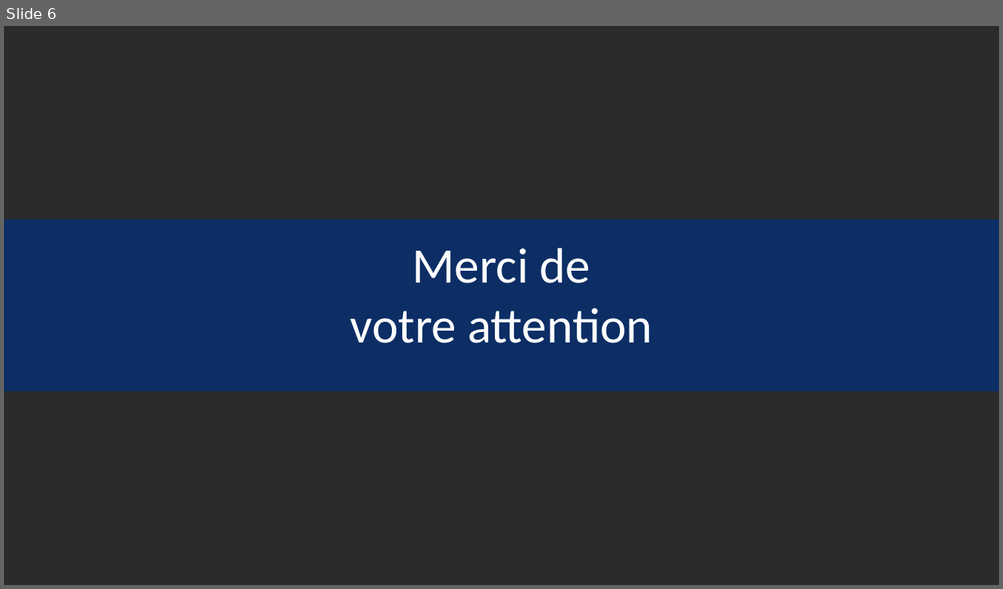
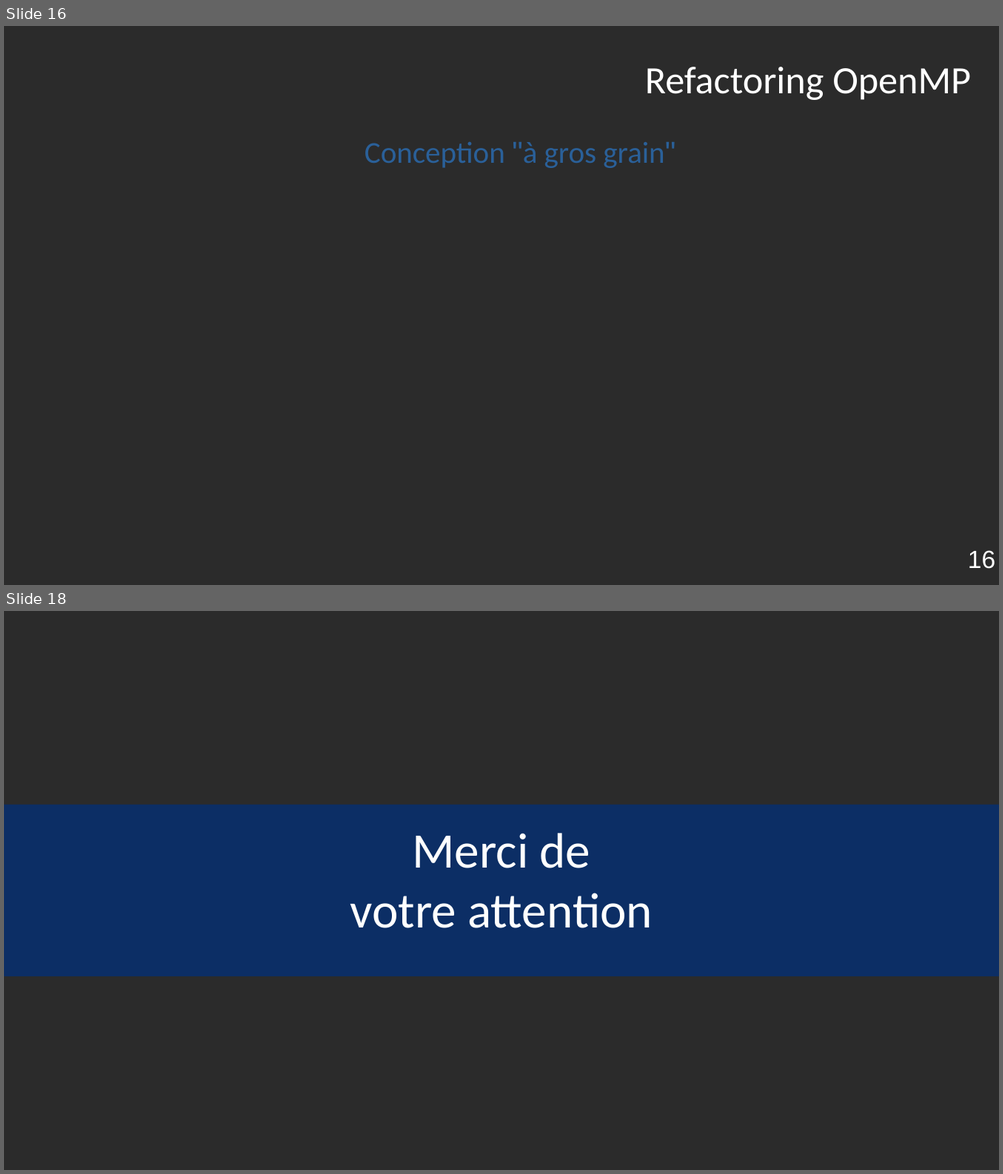
Before and after one commit to Robin-Cazalbou/Stage_M1_Miniapp, a slide deck: Présentation_Orale_stage/Présentation_orale_stage_CAZALBOU_Robin.odp. Shown one above the other, each under a label of ours: slide 6 before the commit, slides 16 and 18 after it; the slides between them are not shown. The pictures are 1003x589 and 1003x1174 pixels, drawn with LibreOffice and Linux fonts; fonts in the diff are those of the drawing; background and template pictures are left out; a plain dark background stands for a picture behind light text. Boxes give left, top, right and bottom in pixels: in the first picture for what was removed or moved away, otherwise in the second. Text is boxed around its words. In the diff, an @@ line names an element or a change of style, - is before the commit and + after.

Commit message:
MàJ diaporama : Scalasca, génie logiciel, comparaison Xyce/miniXyce
Il manque l'explication des deux optimisations MPI ainsi que le refactoring OpenMP.

```diff
--- a/Présentation_Orale_stage/Présentation_orale_stage_CAZALBOU_Robin.odp
+++ b/Présentation_Orale_stage/Présentation_orale_stage_CAZALBOU_Robin.odp
@@ slide 16 added at (x1=4, y1=26, x2=999, y2=585), background picture (left out) @@
@@ title added at (x1=645, y1=67, x2=970, y2=100), 28 pt, text #FFFFFF @@
+Refactoring OpenMP
@@ text added at (x1=364, y1=142, x2=675, y2=168), 22 pt, text #2A6099 @@
+Conception "à gros grain"
@@ page number added at (x1=967, y1=551, x2=995, y2=569), 18 pt, text #FFFFFF @@
+16
@@ what was slide 6 is now slide 18 @@
```
Also in this commit, not shown: 2 slides changed, 12 other slides added, 1 slide removed.
